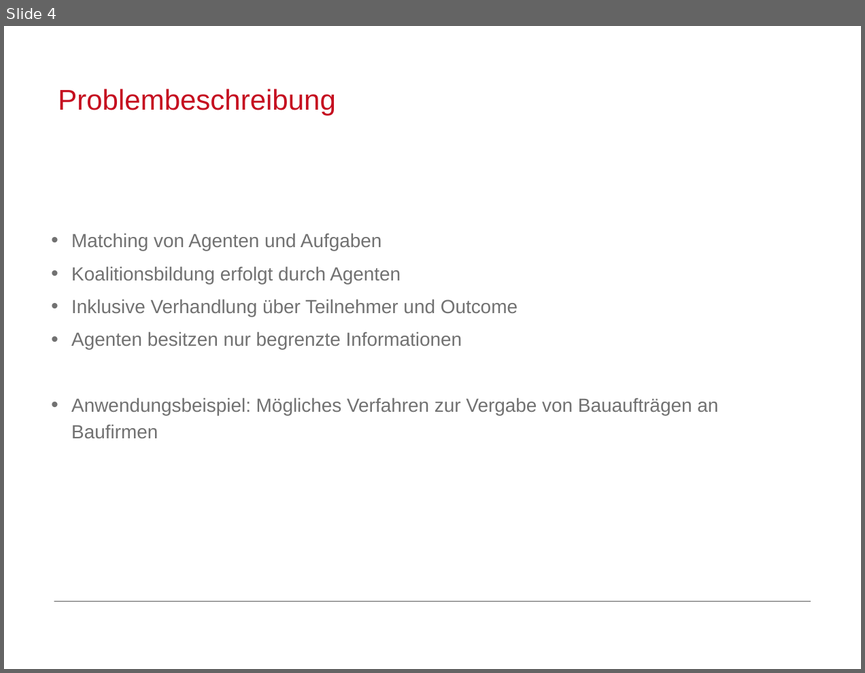
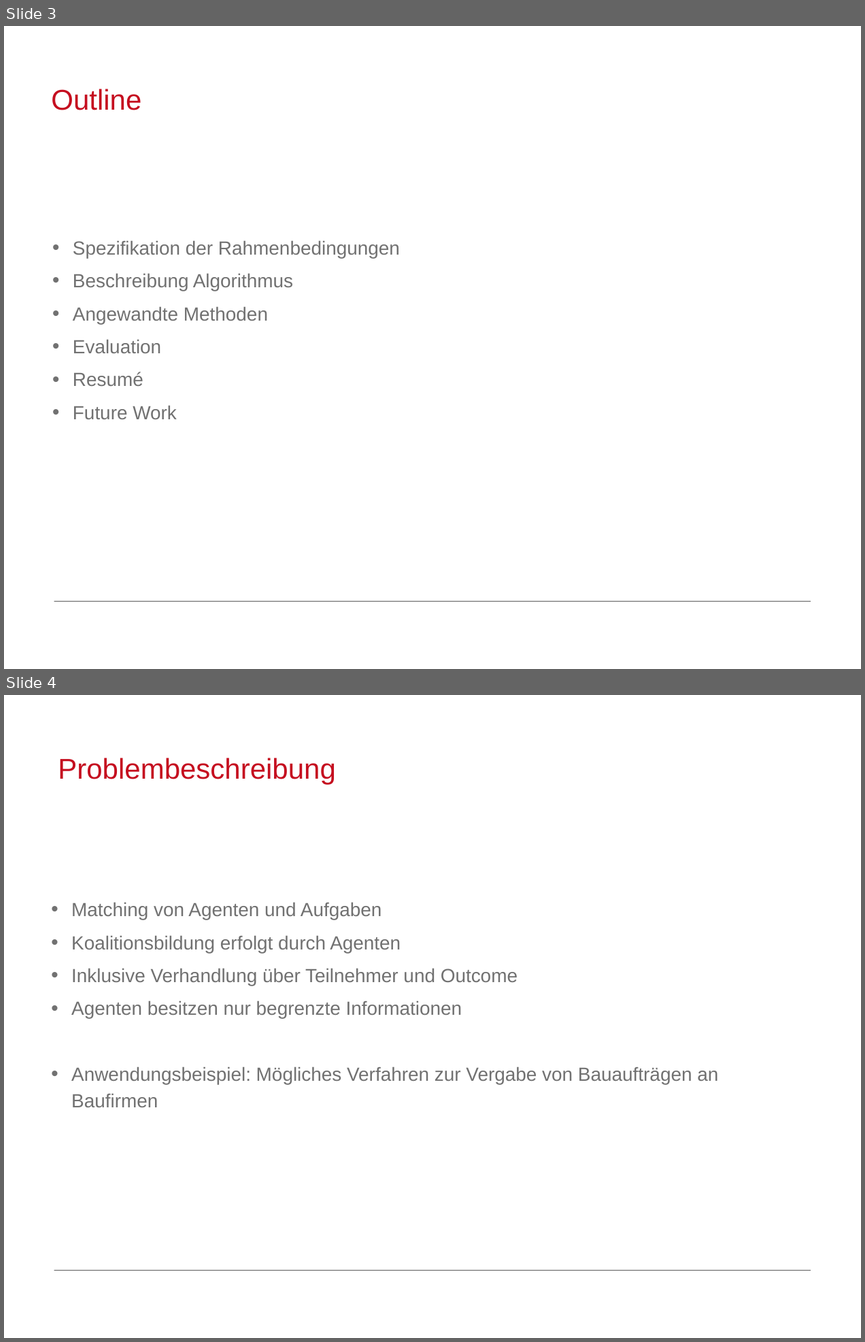
Before and after one commit to MFizz/AiF, a slide deck: Abschluss/Abschluss.odp. Shown one above the other, each under a label of ours: slide 4 before the commit, slides 3 and 4 after it. The pictures are 865x673 and 865x1342 pixels, drawn with LibreOffice and Linux fonts; fonts in the diff are those of the drawing; background and template pictures are left out. Boxes give left, top, right and bottom in pixels: in the first picture for what was removed or moved away, otherwise in the second. Text is boxed around its words. In the diff, an @@ line names an element or a change of style, - is before the commit and + after.

```diff
--- a/Abschluss/Abschluss.odp
+++ b/Abschluss/Abschluss.odp
@@ slide 3 added at box(4, 26, 861, 669), background #FFFFFF; not listed: 1 template element that a slide beside it also shows @@
@@ title added at box(51, 89, 141, 110), 24 pt, text #C50E1F @@
+Outline
@@ text added at box(73, 240, 400, 419), 16 pt, text #717171 @@
+• Spezifikation der Rahmenbedingungen
+• Beschreibung Algorithmus
+• Angewandte Methoden
+• Evaluation
+• Resumé
+• Future Work
```
Also in this commit, not shown: 4 slides changed, 7 other slides added, 8 slides removed.
